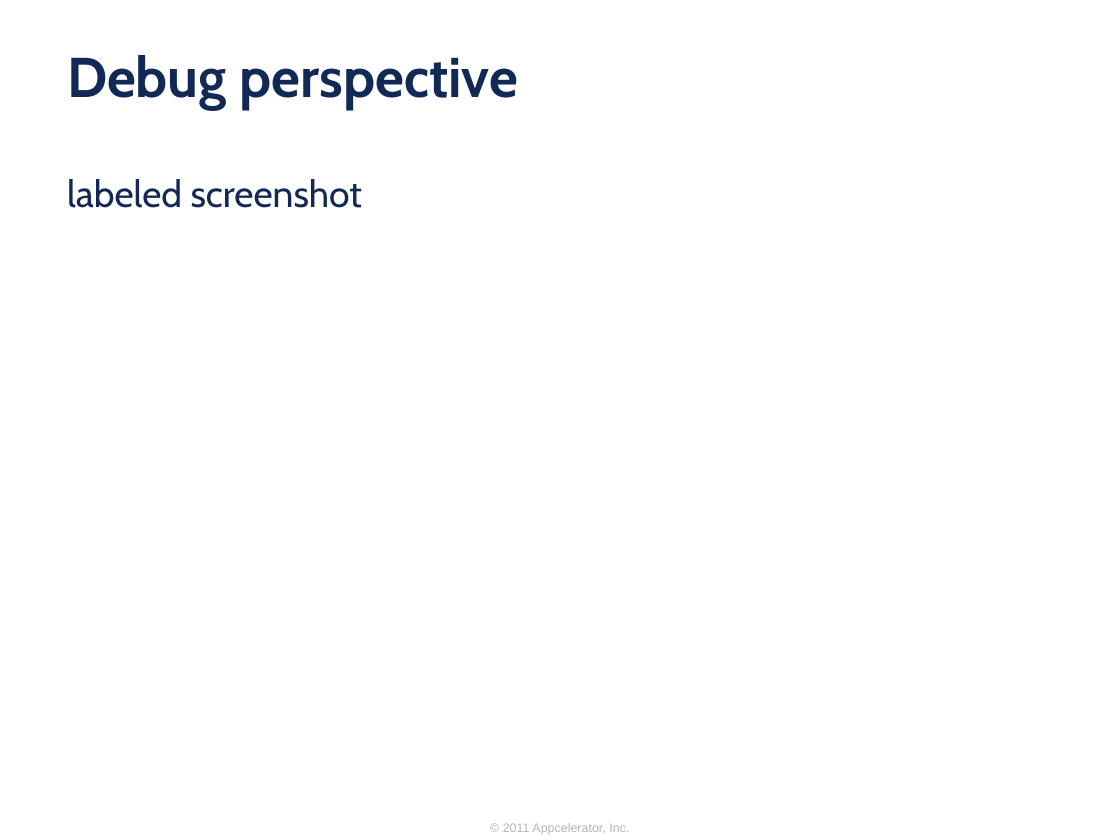
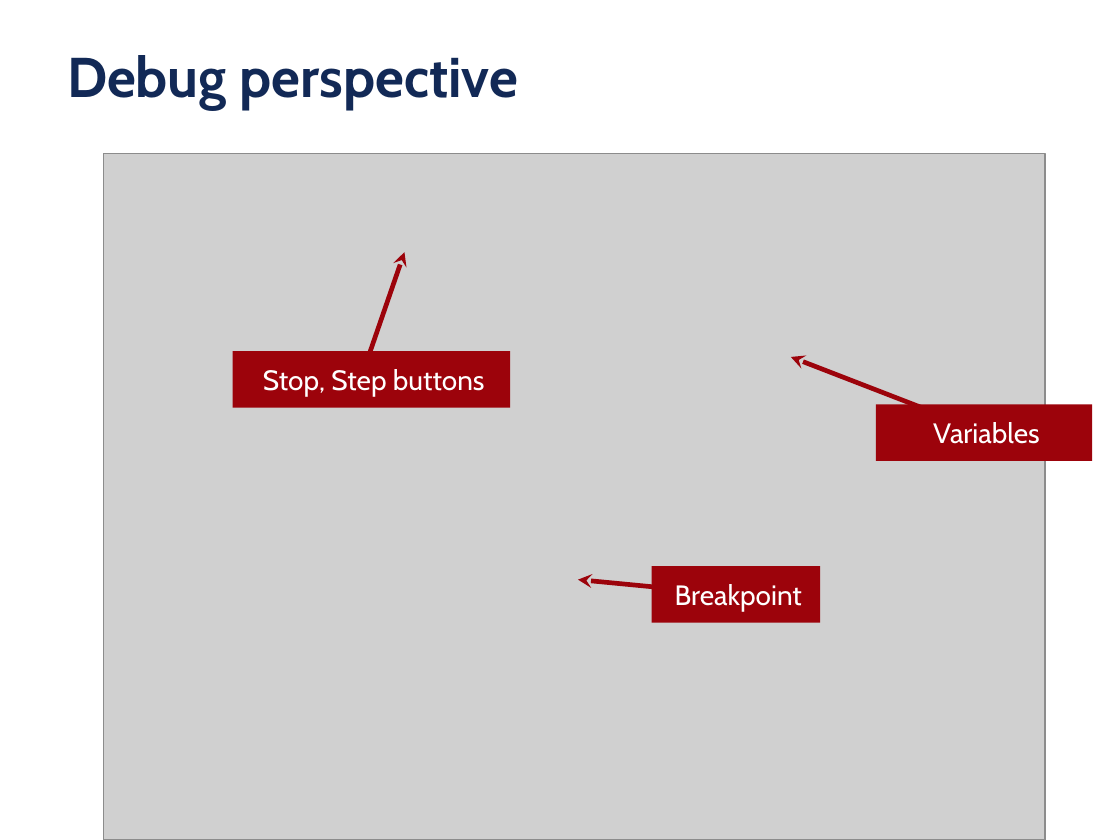
Before and after one commit to appcelerator-forks/appcelerator-training.tcmd_certification, a slide deck: slide 13 of 300/300.pptx. Drawn at 1120x840 pixels with LibreOffice and Linux fonts; fonts in the diff are those of the drawing; grey boxes stand for pictures; background and template pictures are left out. Boxes give left, top, right and bottom in pixels: in the first picture for what was removed or moved away, otherwise in the second. Text is boxed around its words. In the diff, an @@ line names an element or a change of style, - is before the commit and + after.

```diff
--- a/300/300.pptx
+++ b/300/300.pptx
@@ text removed at [67,179,362,208] @@
-labeled screenshot
@@ picture added at [103,153,1045,840] @@
@@ arrow added from (362, 376) to (404, 252), #9C030B 3 pt @@
@@ rectangle added at [233,352,511,408], fill #9C030B, 18 pt, text #FFFFFF @@
+Stop, Step buttons
@@ arrow added from (987, 432) to (791, 357), #9C030B 3 pt @@
@@ rectangle added at [876,404,1092,460], fill #9C030B, 18 pt, text #FFFFFF @@
+Variables
@@ rectangle added at [652,566,821,623], fill #9C030B, 18 pt, text #FFFFFF @@
+Breakpoint
@@ arrow added from (730, 595) to (578, 580), #9C030B 3 pt @@
```
Also in this commit, not shown: 4 other slides changed.
